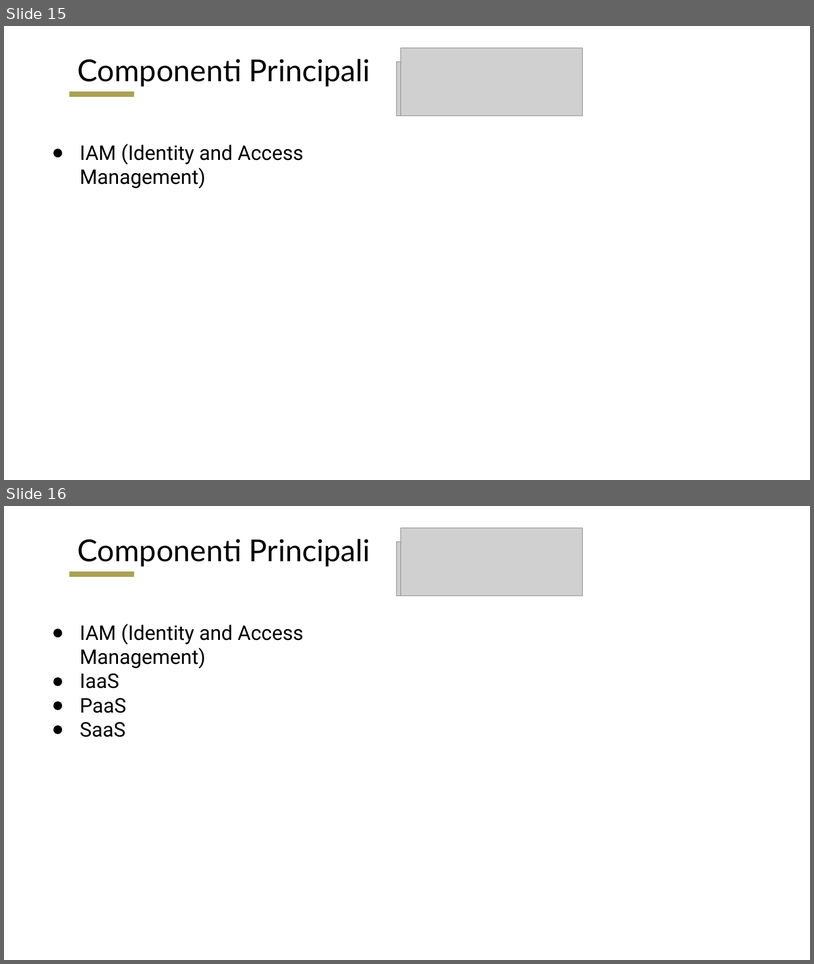
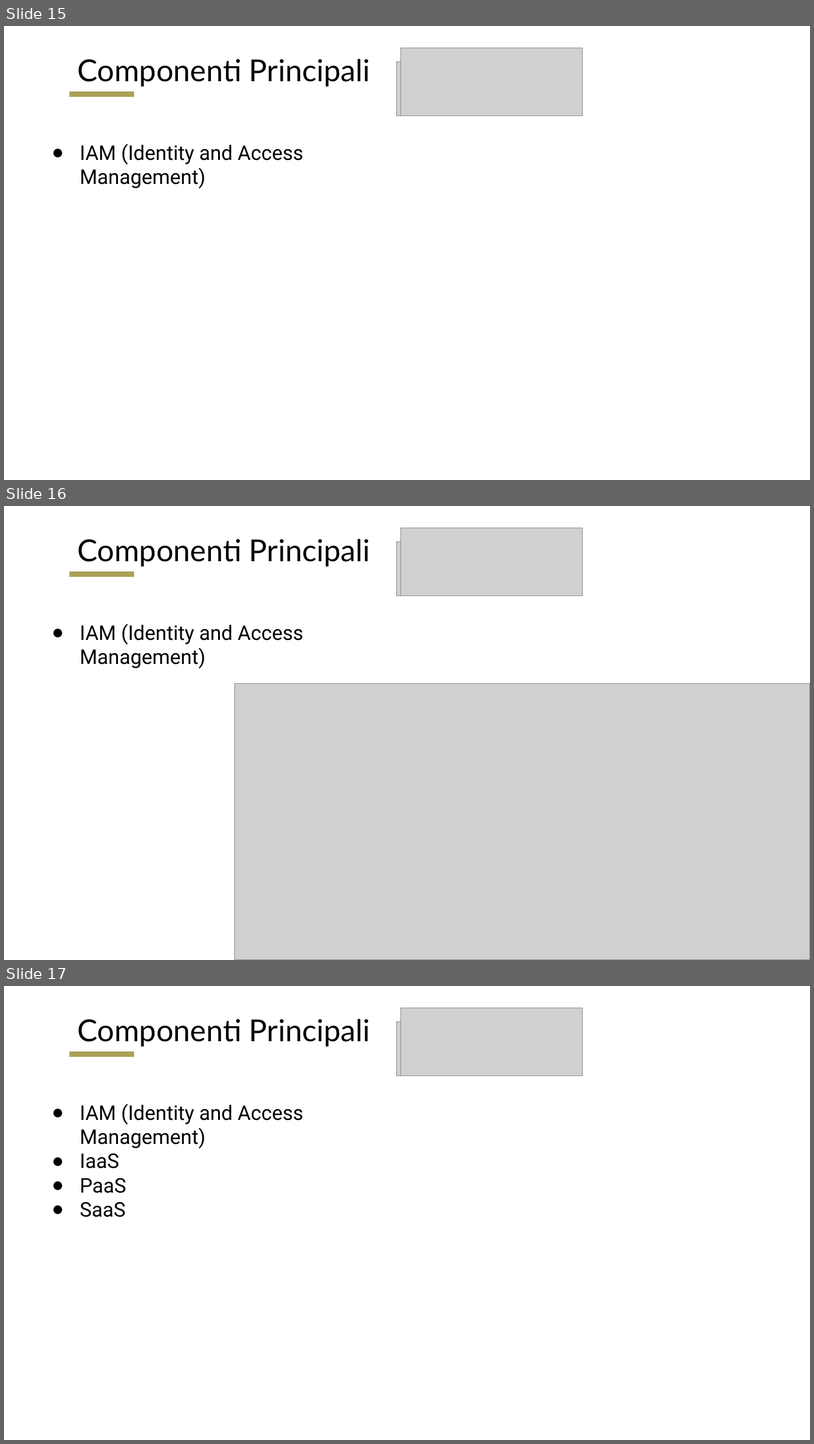
Before and after one commit to RomoloPoliti-INAF/PhDCourse2022, a slide deck: Cloud_Archive_and_Computation.pptx. Shown one above the other, each under a label of ours: slides 15 and 16 before the commit, slides 15, 16 and 17 after it. The pictures are 814x964 and 814x1444 pixels, drawn with LibreOffice and Linux fonts; fonts in the diff are those of the drawing; grey boxes stand for pictures. Boxes give left, top, right and bottom in pixels: in the first picture for what was removed or moved away, otherwise in the second. Text is boxed around its words. In the diff, an @@ line names an element or a change of style, - is before the commit and + after.

```diff
--- a/Cloud_Archive_and_Computation.pptx
+++ b/Cloud_Archive_and_Computation.pptx
@@ slide 16 added at [4,506,810,960], background #FFFFFF; not listed: 1 template element that a slide beside it also shows @@
@@ title added at [78,539,371,567], 36 pt, text #000000 @@
+Componenti Principali
@@ picture added at [396,541,540,596] @@
@@ picture added at [401,528,583,596] @@
@@ text added at [80,624,304,669], 24 pt, text #000000 @@
+● IAM (Identity and Access Management)
@@ picture added at [235,683,810,960] @@
@@ what was slide 16 is now slide 17 @@
```
Also in this commit, not shown: 11 slides changed, 21 other slides added.
